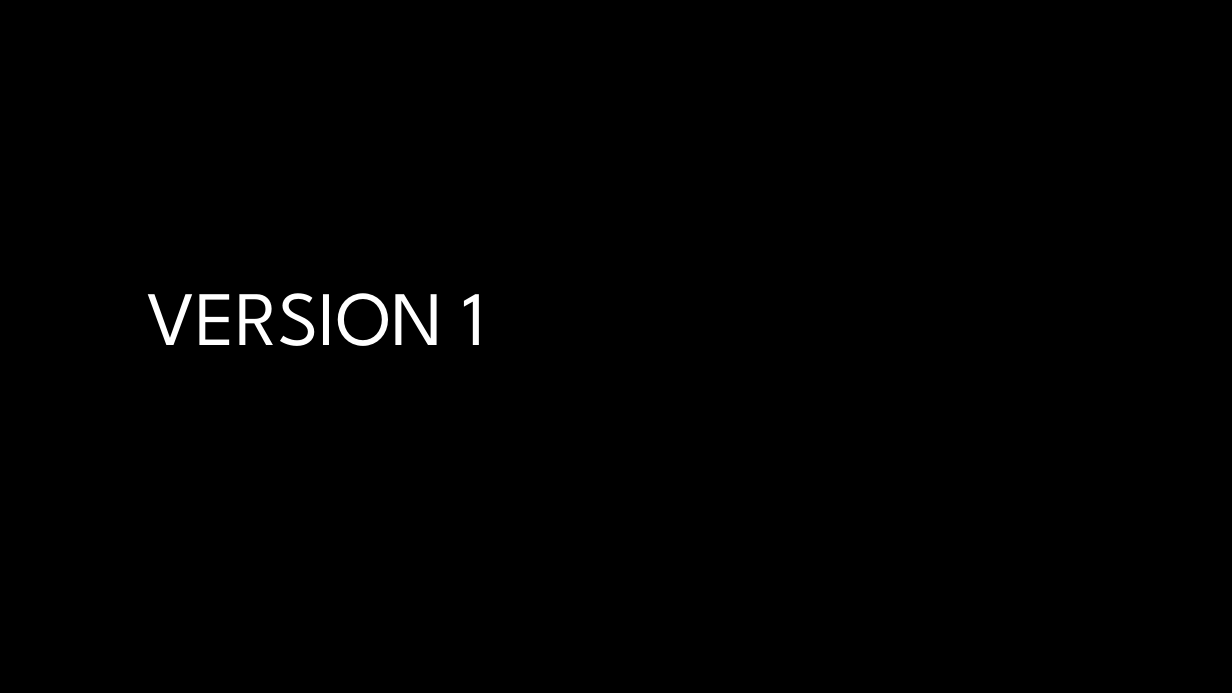
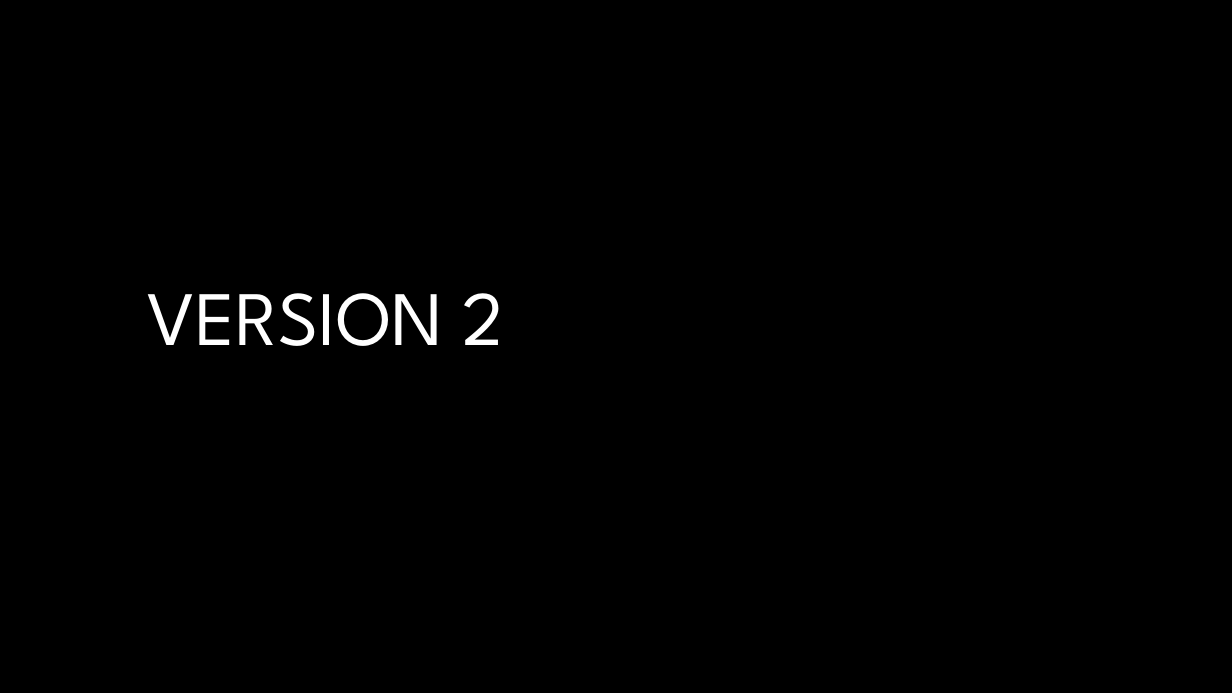
Before and after one commit to Brindley/Test, a slide deck: slide 1 of PowerPoint/PPT Test.pptx. Drawn at 1232x693 pixels with LibreOffice and Linux fonts; fonts in the diff are those of the drawing; background and template pictures are left out. Boxes give left, top, right and bottom in pixels: in the first picture for what was removed or moved away, otherwise in the second. Text is boxed around its words. In the diff, an @@ line names an element or a change of style, - is before the commit and + after.

Commit message:
Version 2

```diff
--- a/PowerPoint/PPT Test.pptx
+++ b/PowerPoint/PPT Test.pptx
@@ title at (148, 293, 504, 346): text changed @@
-VERSION 1
+VERSION 2
```
